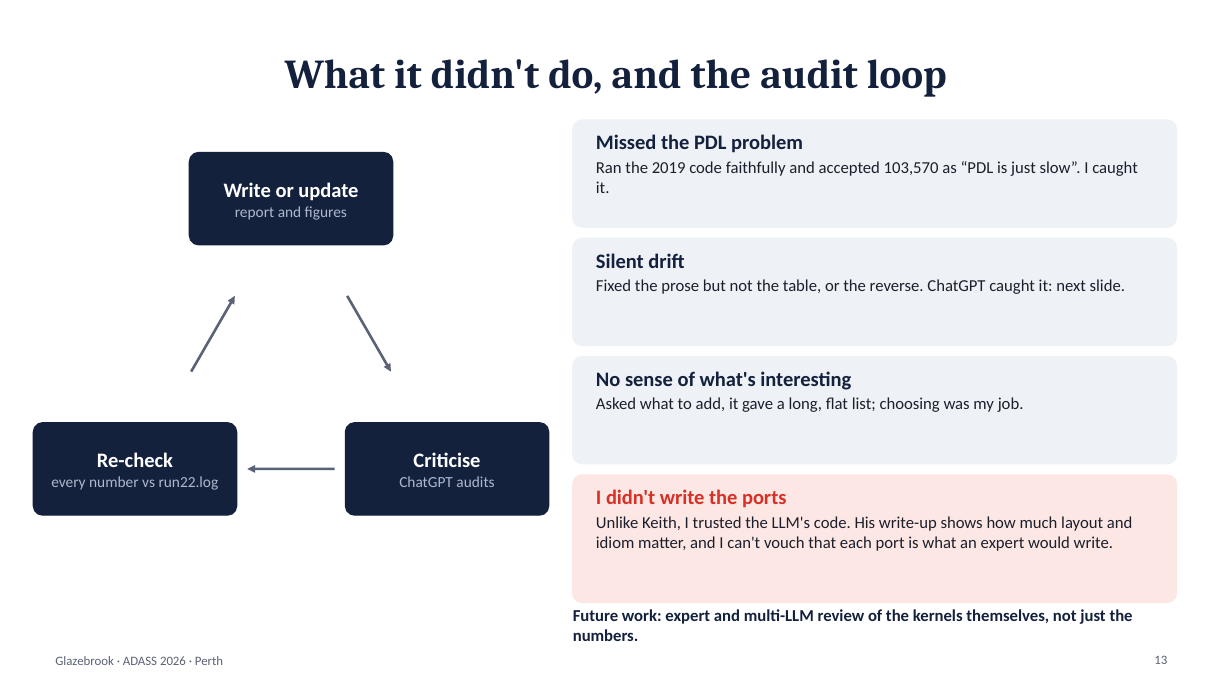
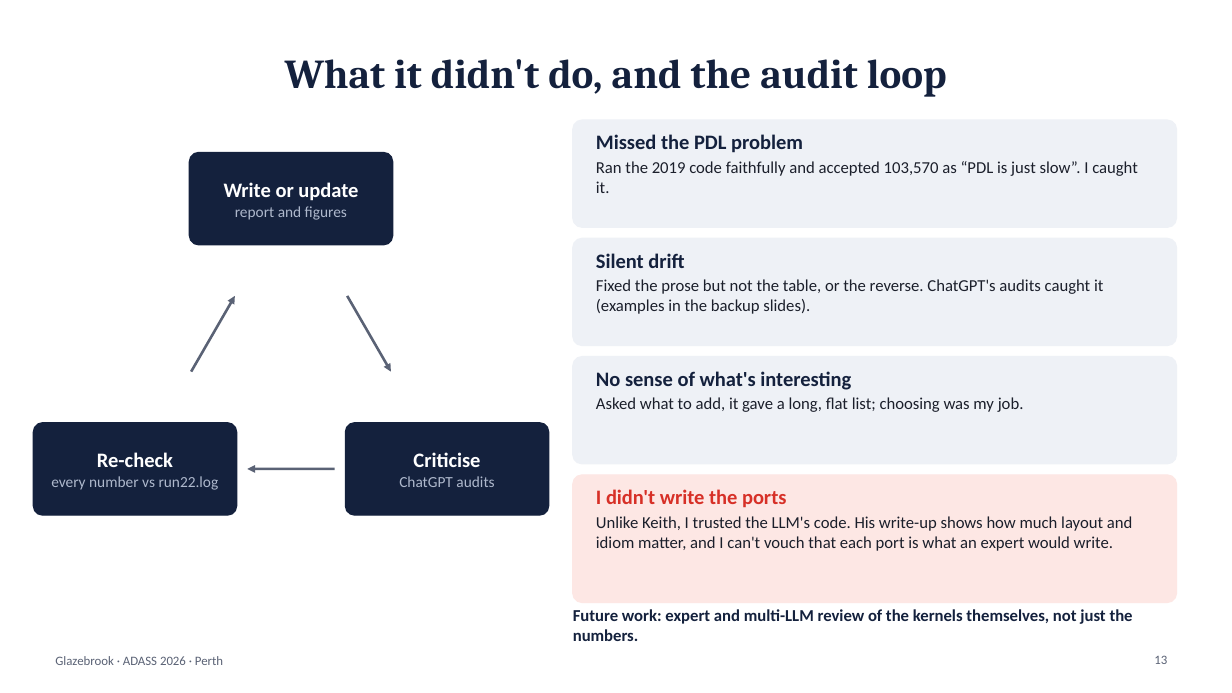
Before and after one commit to karlglazebrook/ADASS2026, a slide deck: slide 13 of talk/ADASS2026-talk.pptx. Drawn at 1232x693 pixels with LibreOffice and Linux fonts; fonts in the diff are those of the drawing. Boxes give left, top, right and bottom in pixels: in the first picture for what was removed or moved away, otherwise in the second. Text is boxed around its words. In the diff, an @@ line names an element or a change of style, - is before the commit and + after.

```diff
--- a/talk/ADASS2026-talk.pptx
+++ b/talk/ADASS2026-talk.pptx
@@ text at <box>596,279,1103,314</box>: text changed @@
-Fixed the prose but not the table, or the reverse. ChatGPT caught it: next slide.
+Fixed the prose but not the table, or the reverse. ChatGPT's audits caught it (examples in the backup slides).
```
Also in this commit, not shown: 6 other slides changed, 7 other files.
